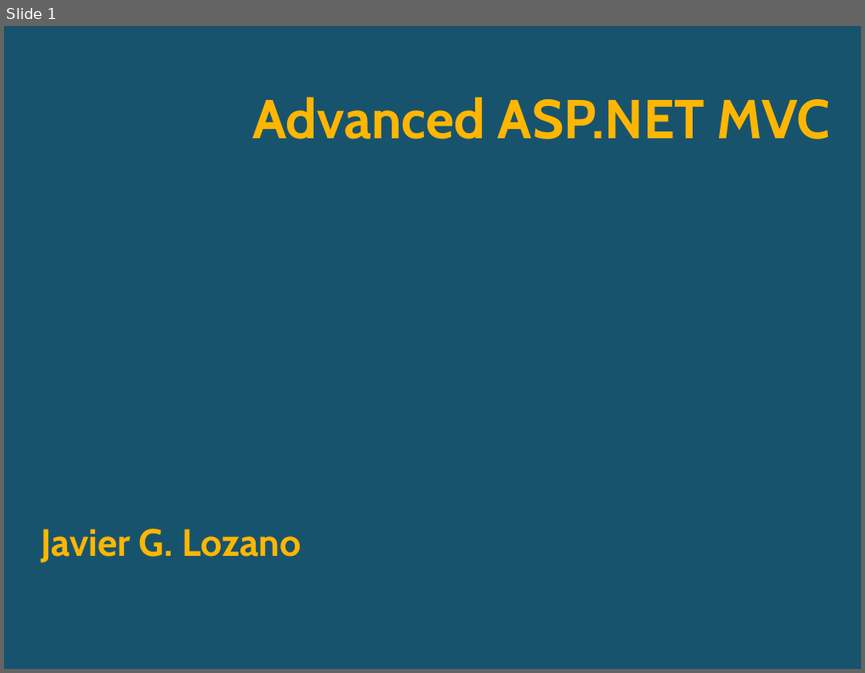
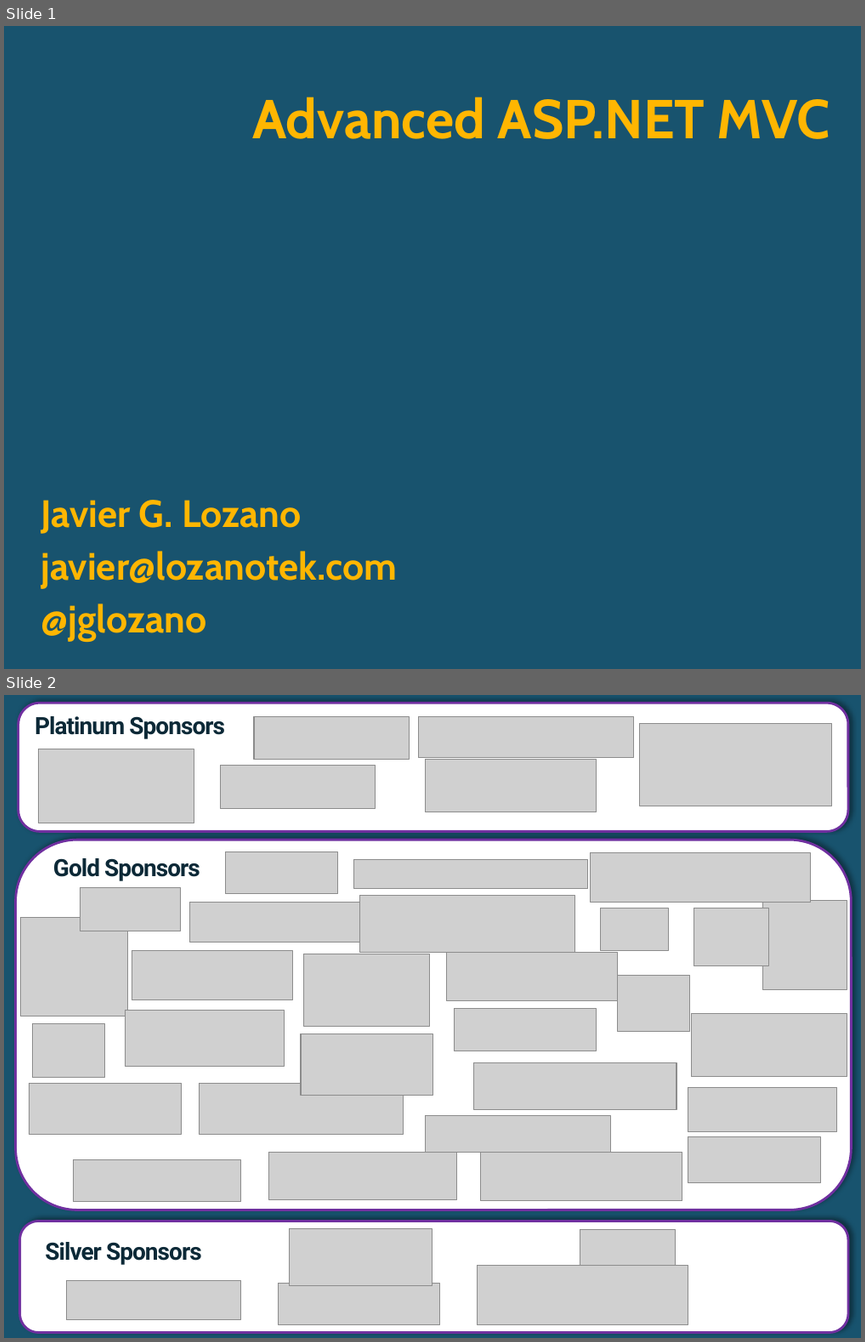
Before and after one commit to lozanotek/advancedmvc, a slide deck: slides/AdvancedMvc.pptx. Shown one above the other, each under a label of ours: slide 1 before the commit, slides 1 and 2 after it. The pictures are 865x673 and 865x1342 pixels, drawn with LibreOffice and Linux fonts; fonts in the diff are those of the drawing; grey boxes stand for pictures; background and template pictures are left out. Boxes give left, top, right and bottom in pixels: in the first picture for what was removed or moved away, otherwise in the second. Text is boxed around its words. In the diff, an @@ line names an element or a change of style, - is before the commit and + after.

```diff
--- a/slides/AdvancedMvc.pptx
+++ b/slides/AdvancedMvc.pptx
@@ slide 2 added at <box>4,695,861,1338</box>, background picture (left out) @@
@@ group added at <box>15,703,851,1333</box>: 39 pictures, 3 rounded rectangles, 3 texts @@
+Platinum Sponsors
+Silver Sponsors
+Gold Sponsors
@@ slide 1 changed as well @@
@@ subtitle "Javier G. Lozano": place and size @@
-subtitle "Javier G. Lozano" at <box>41,528,301,562</box>
+subtitle "Javier G. Lozano" at <box>41,499,398,641</box>
@@ subtitle at <box>41,550,398,641</box>: paragraphs added @@
+javier@lozanotek.com
+@jglozano
```
Also in this commit, not shown: 3 other slides changed, 2 other slides added.
